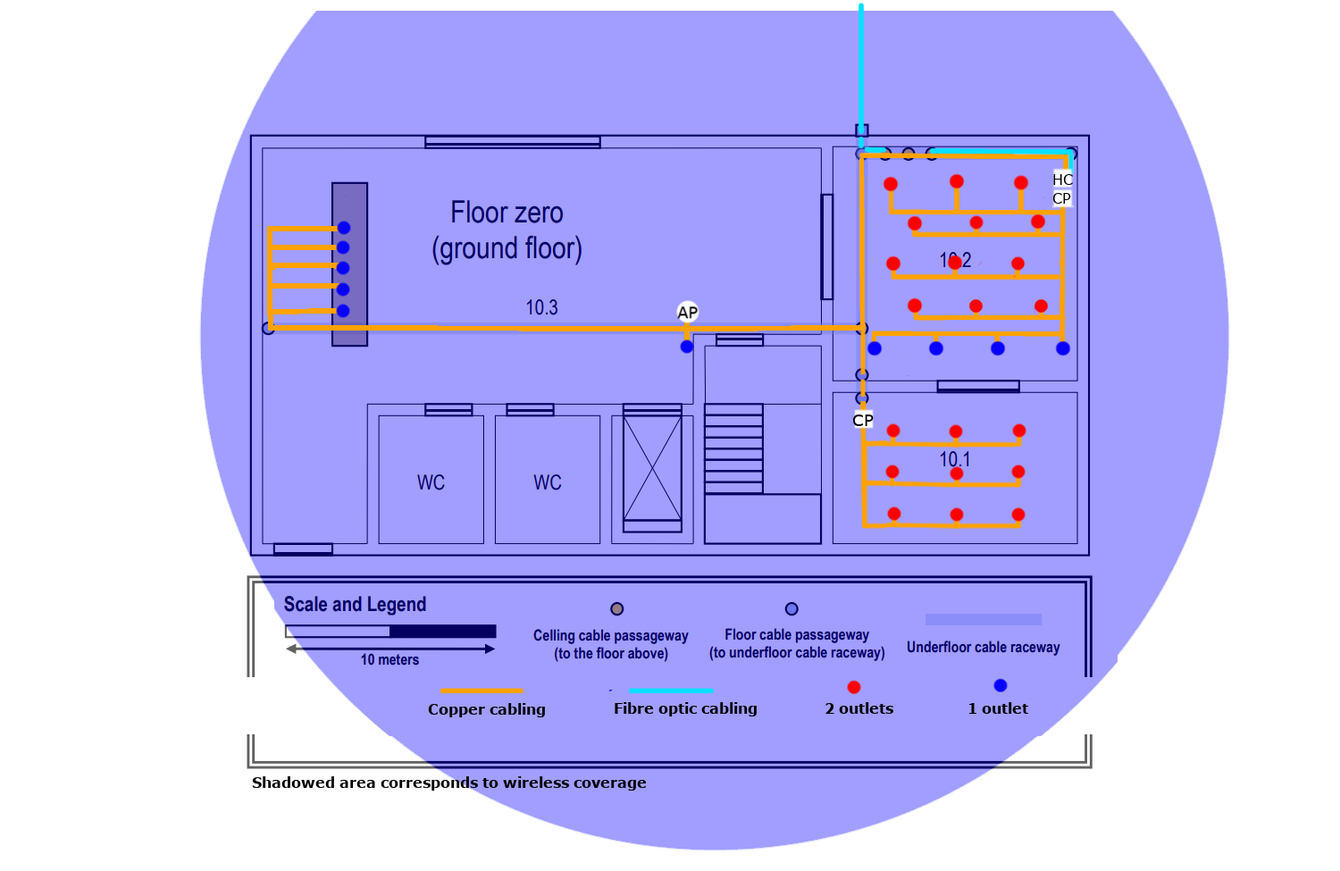
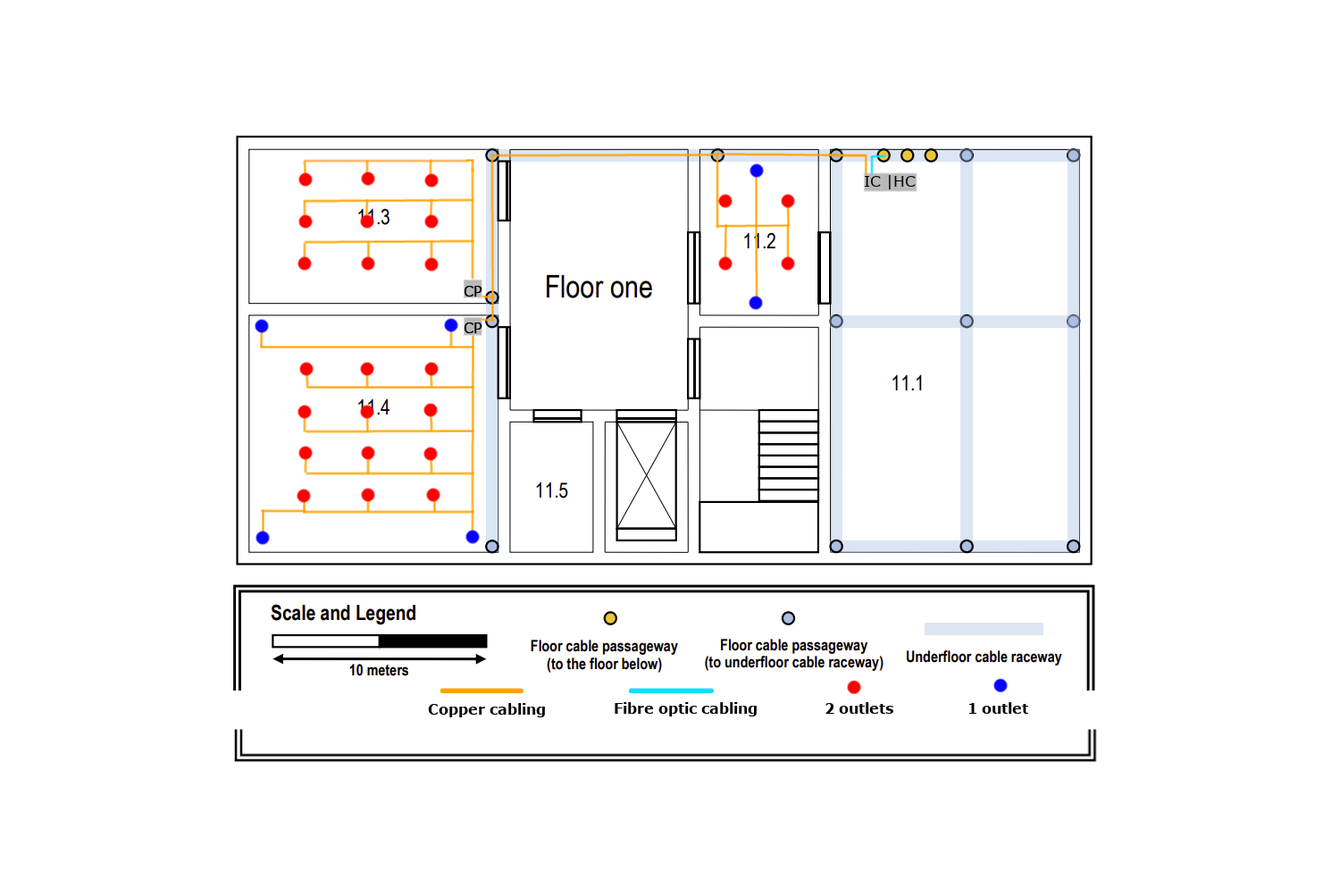
Two versions of the same layered image (w=1340, h=871). Layer-by-layer changes:
added layer "IC |HC ..." above "CP" over <box>864,175,916,190</box>
moved "CP" above "first_floor_outlets", painted on it over <box>463,285,874,427</box>
added layer "first_floor_outlets" above "first_floor_cables" over <box>254,163,918,546</box>
added layer "first_floor_cables" above "first_floor_text" over <box>260,151,887,538</box>
renamed "1 outlet" to "first_floor_text", moved it above "floor_one", painted on it over <box>428,678,1029,718</box>
removed layer "2 outlets" over <box>825,702,894,714</box>
removed layer "Fibre optic cabling" over <box>614,702,757,717</box>
removed layer "Copper cabling" over <box>428,703,546,718</box>
removed layer "legend" over <box>439,678,1008,695</box>
showed "floor_one", painted on it over <box>199,2,1107,775</box>
removed layer "HC ..." over <box>1052,174,1074,204</box>
removed layer "Shadowed area corresponds to w..." over <box>251,776,647,791</box>
renamed "AP" to "ground_floor_text", hid it, painted on it over <box>251,174,1074,791</box>
hid "ground_floor_outlets" over <box>335,167,1076,692</box>
hid "ground_floor_cables" over <box>267,2,1075,529</box>
hid "ground_floor_ap", painted on it over <box>199,10,1231,852</box>
hid "ground_floor" over <box>238,113,1106,782</box>
